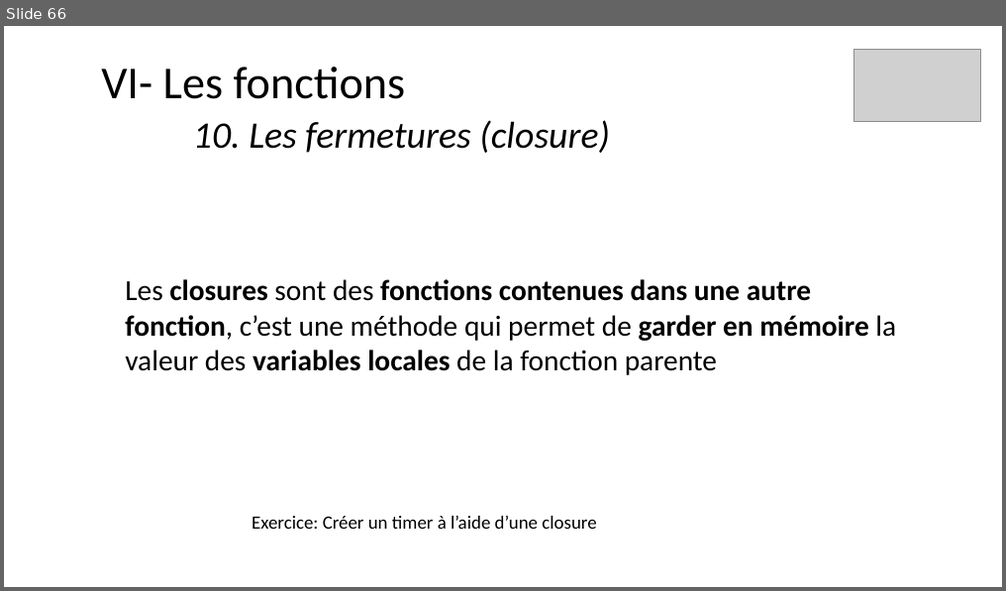
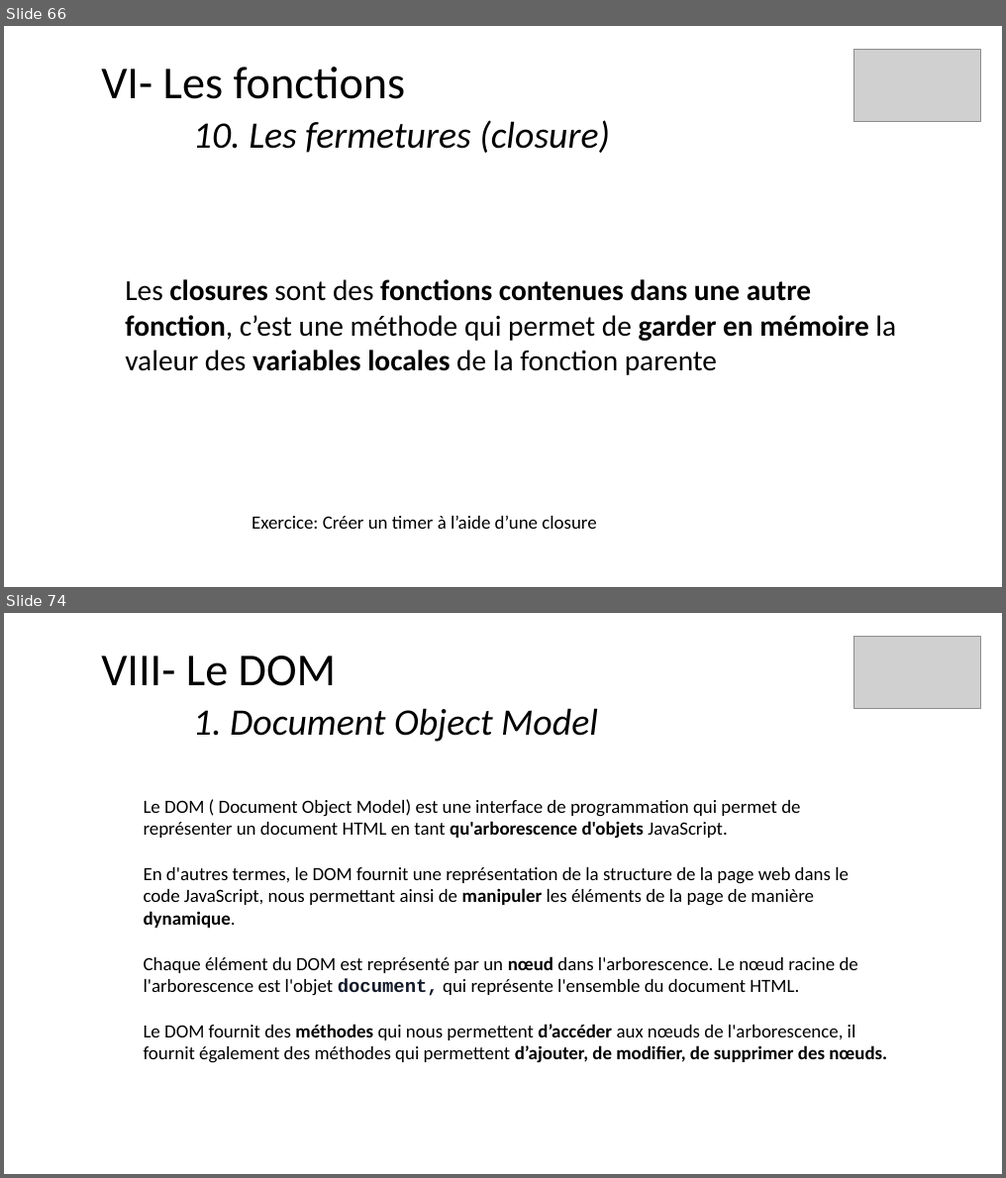
Before and after one commit to ArMb57/JavaScript, a slide deck: cours.pptx. Shown one above the other, each under a label of ours: slide 66 before the commit, slides 66 and 74 after it; the slides between them are not shown. The pictures are 1006x591 and 1006x1178 pixels, drawn with LibreOffice and Linux fonts; fonts in the diff are those of the drawing; grey boxes stand for pictures. Boxes give left, top, right and bottom in pixels: in the first picture for what was removed or moved away, otherwise in the second. Text is boxed around its words. In the diff, an @@ line names an element or a change of style, - is before the commit and + after.

```diff
--- a/cours.pptx
+++ b/cours.pptx
@@ slide 74 added at <box>4,613,1002,1174</box>, background #FFFFFF @@
@@ picture added at <box>853,636,981,708</box> @@
@@ title added at <box>101,656,598,742</box>, 36 pt, text #000000, italic @@
+VIII- Le DOM
+1. Document Object Model
@@ text added at <box>144,799,887,1063</box>, 18 pt, text #000000 @@
+Le DOM ( Document Object Model) est une interface de programmation qui permet de représenter un document HTML en tant qu'arborescence d'objets JavaScript.
+En d'autres termes, le DOM fournit une représentation de la structure de la page web dans le code JavaScript, nous permettant ainsi de manipuler les éléments de la page de manière dynamique.
+Chaque élément du DOM est représenté par un nœud dans l'arborescence. Le nœud racine de l'arborescence est l'objet document, qui représente l'ensemble du document HTML.
+Le DOM fournit des méthodes qui nous permettent d’accéder aux nœuds de l'arborescence, il fournit également des méthodes qui permettent d’ajouter, de modifier, de supprimer des nœuds.
```
Also in this commit, not shown: 19 other slides added, 4 other files.
